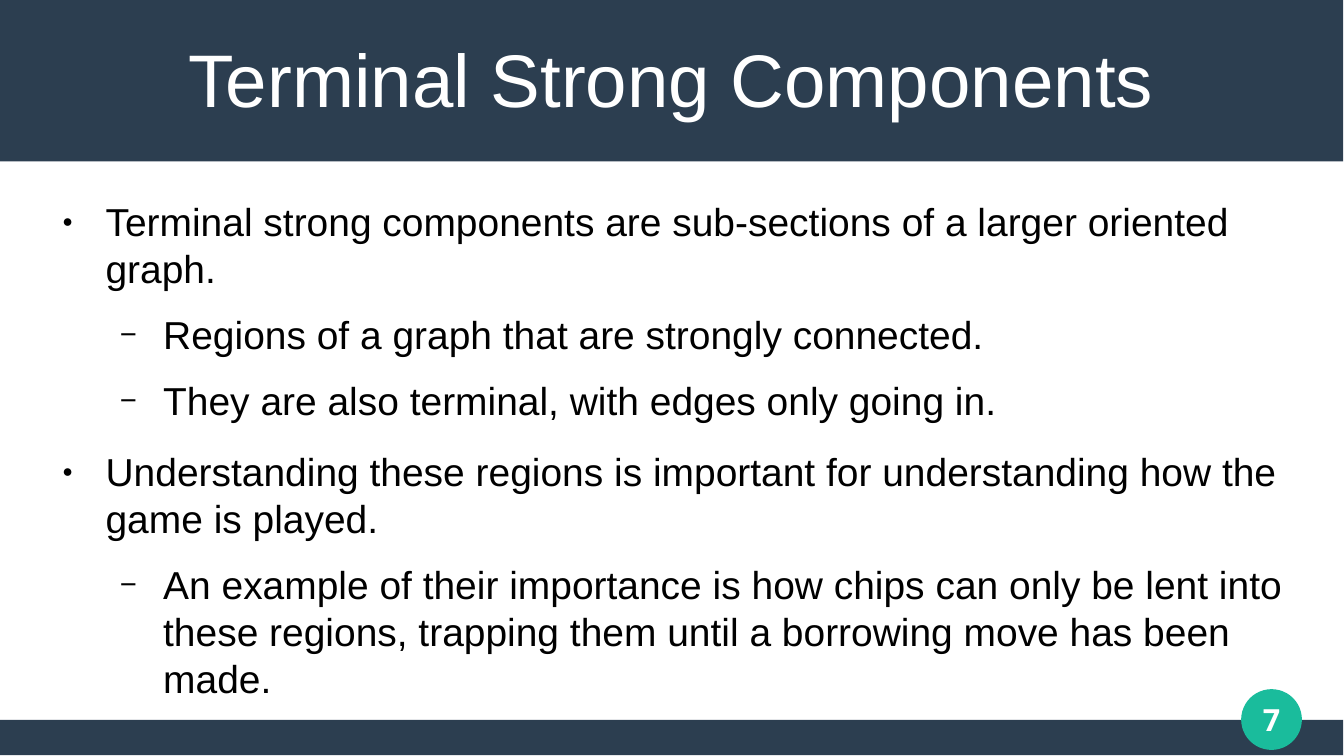
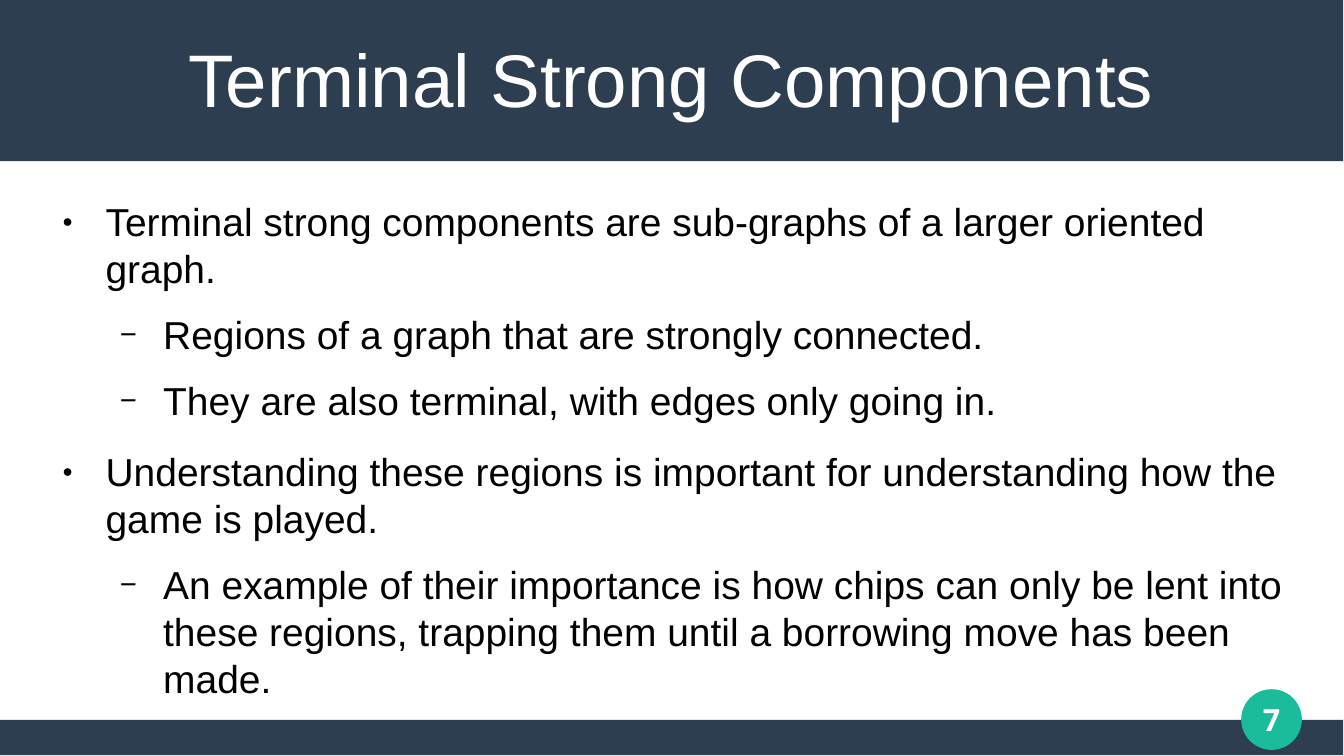
Before and after one commit to matthew-pisano/ChipFiring, a slide deck: slide 7 of Docs/JMMPresentationStripped.pptx. Drawn at 1344x756 pixels with LibreOffice and Linux fonts; fonts in the diff are those of the drawing. Boxes give left, top, right and bottom in pixels: in the first picture for what was removed or moved away, otherwise in the second. Text is boxed around its words. In the diff, an @@ line names an element or a change of style, - is before the commit and + after.

```diff
--- a/Docs/JMMPresentationStripped.pptx
+++ b/Docs/JMMPresentationStripped.pptx
@@ text at <box>106,207,1205,291</box>: text changed @@
-● Terminal strong components are sub-sections of a larger oriented graph.
+● Terminal strong components are sub-graphs of a larger oriented graph.
```
Also in this commit, not shown: 4 other slides changed, 1 slide added, 11 other files.
